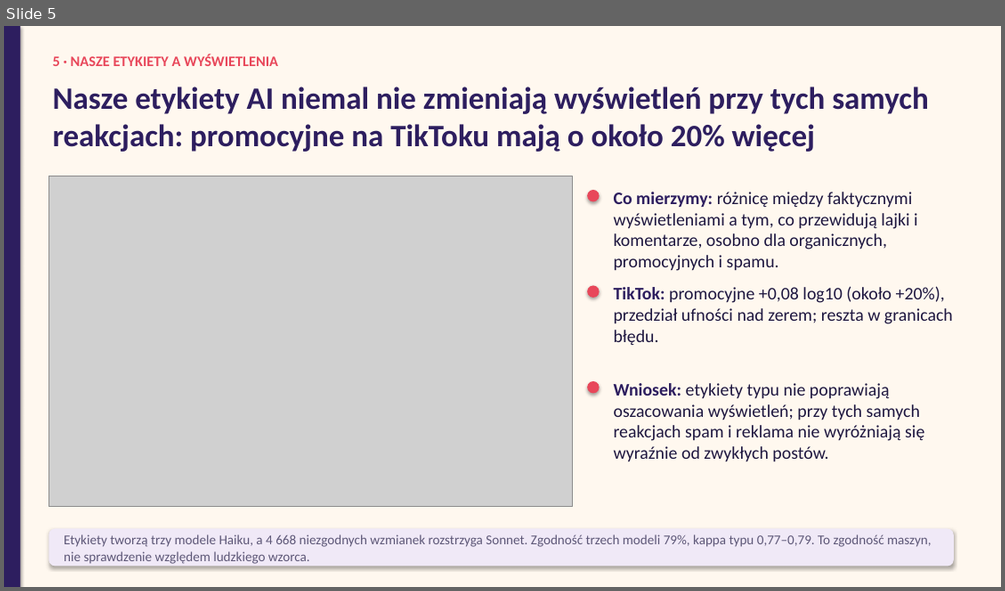
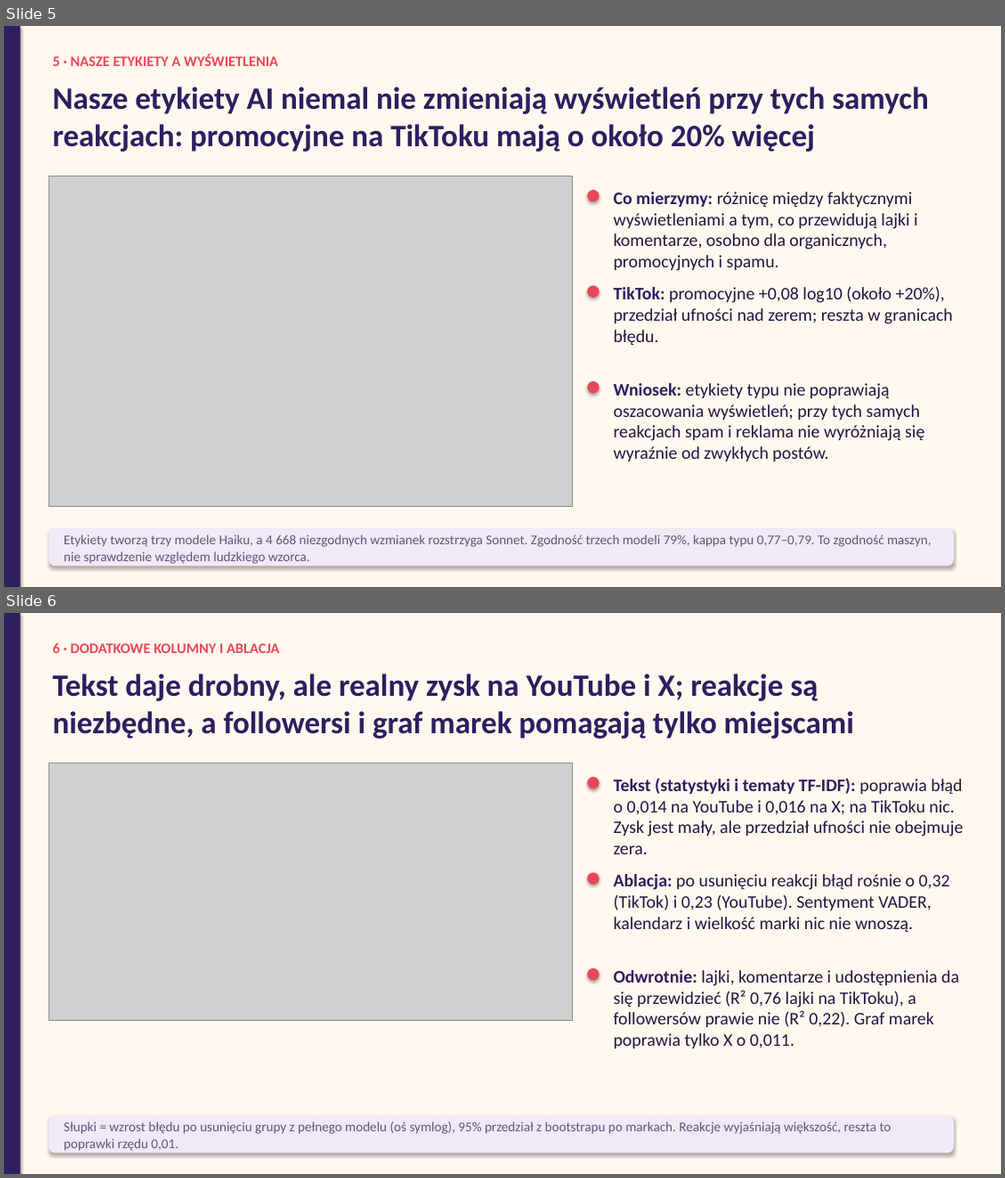
Before and after one commit to mikolaj-olesinski/Digital-Media-Analysis-PWR, a slide deck: pitchdeck/results_pl.pptx. Shown one above the other, each under a label of ours: slide 5 before the commit, slides 5 and 6 after it. The pictures are 1005x591 and 1005x1178 pixels, drawn with LibreOffice and Linux fonts; fonts in the diff are those of the drawing; grey boxes stand for pictures. Boxes give left, top, right and bottom in pixels: in the first picture for what was removed or moved away, otherwise in the second. Text is boxed around its words. In the diff, an @@ line names an element or a change of style, - is before the commit and + after.

```diff
--- a/pitchdeck/results_pl.pptx
+++ b/pitchdeck/results_pl.pptx
@@ slide 6 added at <box>4,613,1001,1174</box>, background #FFF8EF @@
@@ rectangle added at <box>4,613,20,1174</box>, fill #2D1E5F @@
@@ text added at <box>53,643,279,653</box>, 14 pt, text #E8475A, bold @@
+6 · DODATKOWE KOLUMNY I ABLACJA
@@ text added at <box>53,674,854,738</box>, 30 pt, text #2D1E5F, bold @@
+Tekst daje drobny, ale realny zysk na YouTube i X; reakcje są niezbędne, a followersi i graf marek pomagają tylko miejscami
@@ picture added at <box>48,763,573,1021</box> @@
@@ ellipse added at <box>587,777,599,788</box>, fill #E8475A @@
@@ text added at <box>614,778,963,854</box>, 17 pt, text #1E1740 @@
+Tekst (statystyki i tematy TF-IDF): poprawia błąd o 0,014 na YouTube i 0,016 na X; na TikToku nic. Zysk jest mały, ale przedział ufności nie obejmuje zera.
@@ ellipse added at <box>587,873,599,884</box>, fill #E8475A @@
@@ text added at <box>614,874,950,932</box>, 17 pt, text #1E1740 @@
+Ablacja: po usunięciu reakcji błąd rośnie o 0,32 (TikTok) i 0,23 (YouTube). Sentyment VADER, kalendarz i wielkość marki nic nie wnoszą.
@@ ellipse added at <box>587,968,599,981</box>, fill #E8475A @@
@@ text added at <box>614,970,959,1049</box>, 17 pt, text #1E1740 @@
+Odwrotnie: lajki, komentarze i udostępnienia da się przewidzieć (R² 0,76 lajki na TikToku), a followersów prawie nie (R² 0,22). Graf marek poprawia tylko X o 0,011.
@@ rounded rectangle added at <box>48,1116,954,1153</box>, fill #F0E9F7 @@
@@ text added at <box>64,1121,891,1151</box>, 13 pt, text #5E5878 @@
+Słupki = wzrost błędu po usunięciu grupy z pełnego modelu (oś symlog), 95% przedział z bootstrapu po markach. Reakcje wyjaśniają większość, reszta to poprawki rzędu 0,01.
```
Also in this commit, not shown: 1 slide changed, 12 other files.
